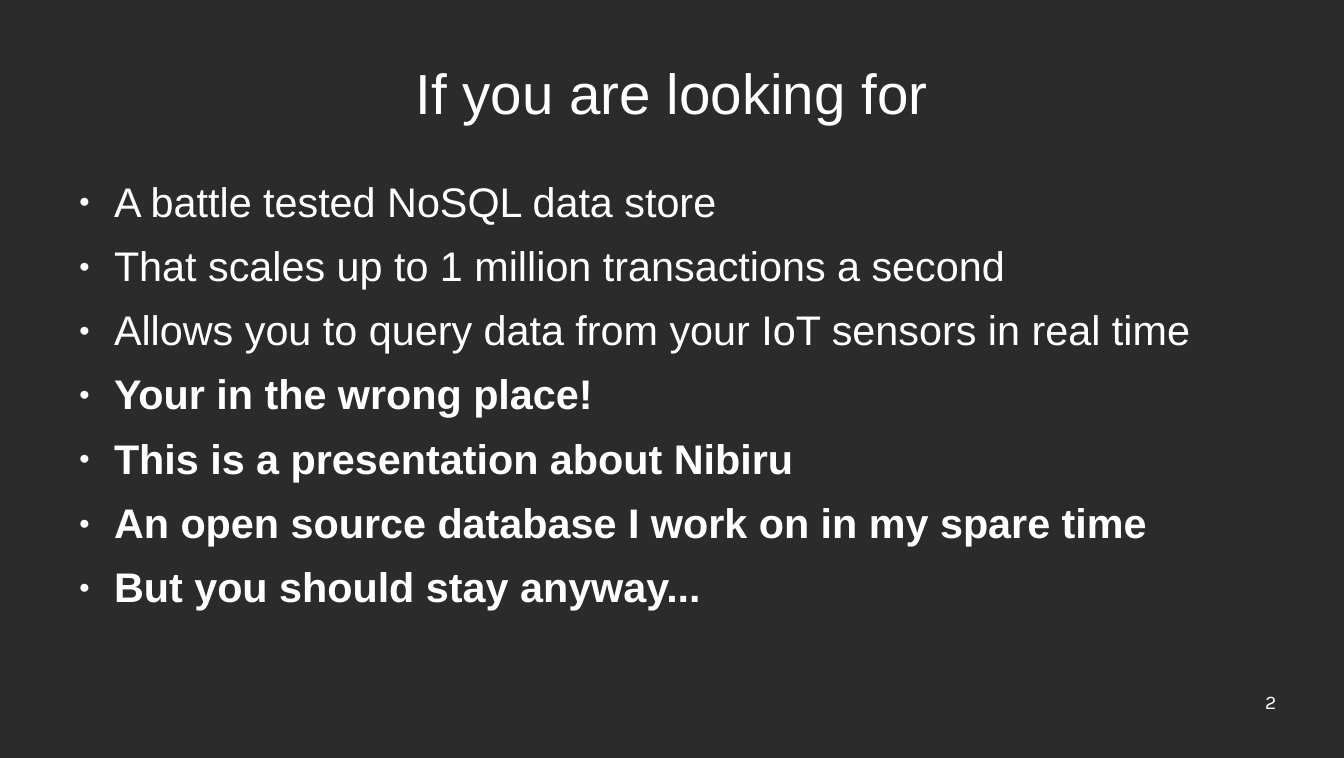
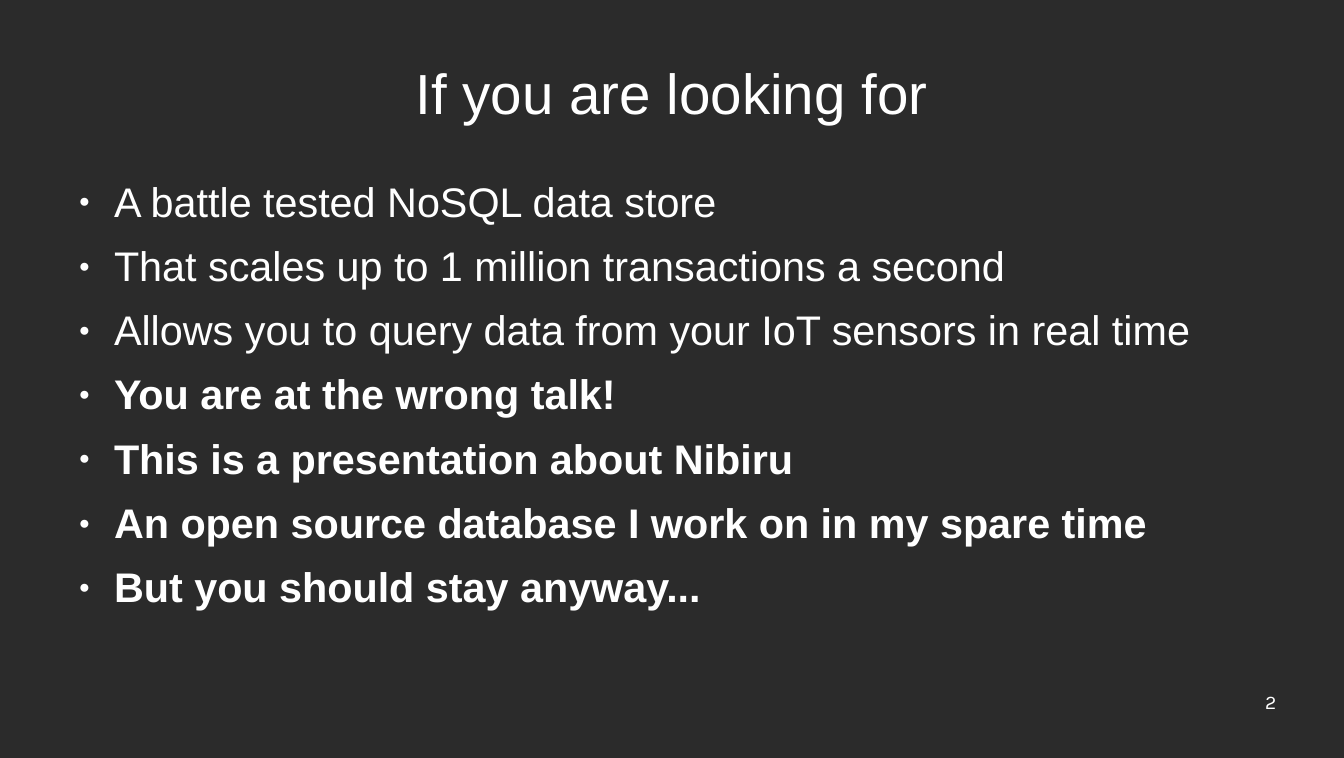
Before and after one commit to edwardcapriolo/nibiru, a slide deck: slide 2 of hexagons.ppt. Drawn at 1344x758 pixels with LibreOffice and Linux fonts; fonts in the diff are those of the drawing; background and template pictures are left out; a plain dark background stands for a picture behind light text. Boxes give left, top, right and bottom in pixels: in the first picture for what was removed or moved away, otherwise in the second. Text is boxed around its words. In the diff, an @@ line names an element or a change of style, - is before the commit and + after.

```diff
--- a/hexagons.ppt
+++ b/hexagons.ppt
@@ text at (114,379,616,417): text changed @@
-● Your in the wrong place!
+● You are at the wrong talk!
```
Also in this commit, not shown: 7 other slides changed, 1 slide added, 2 slides removed.
